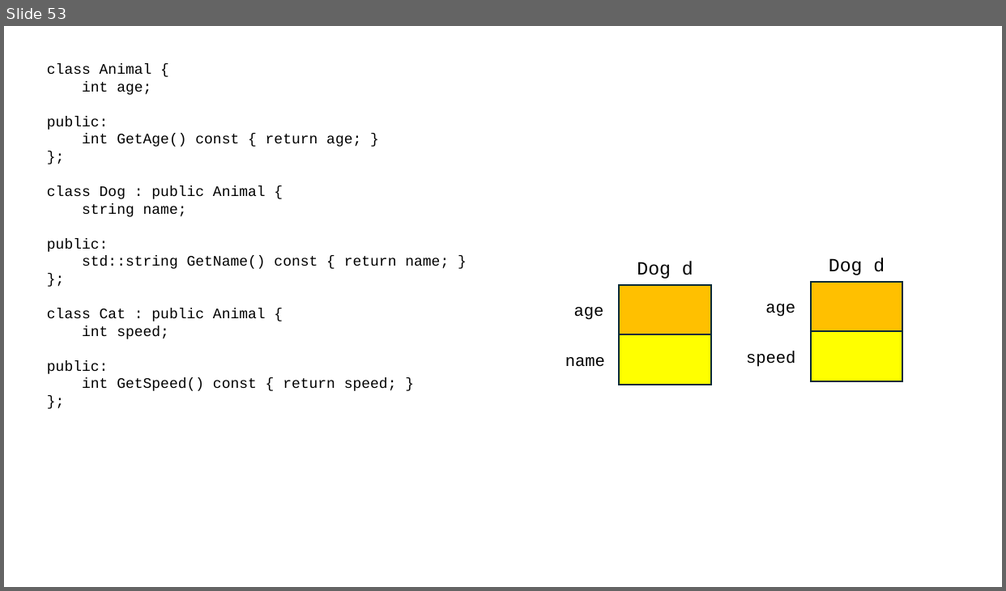
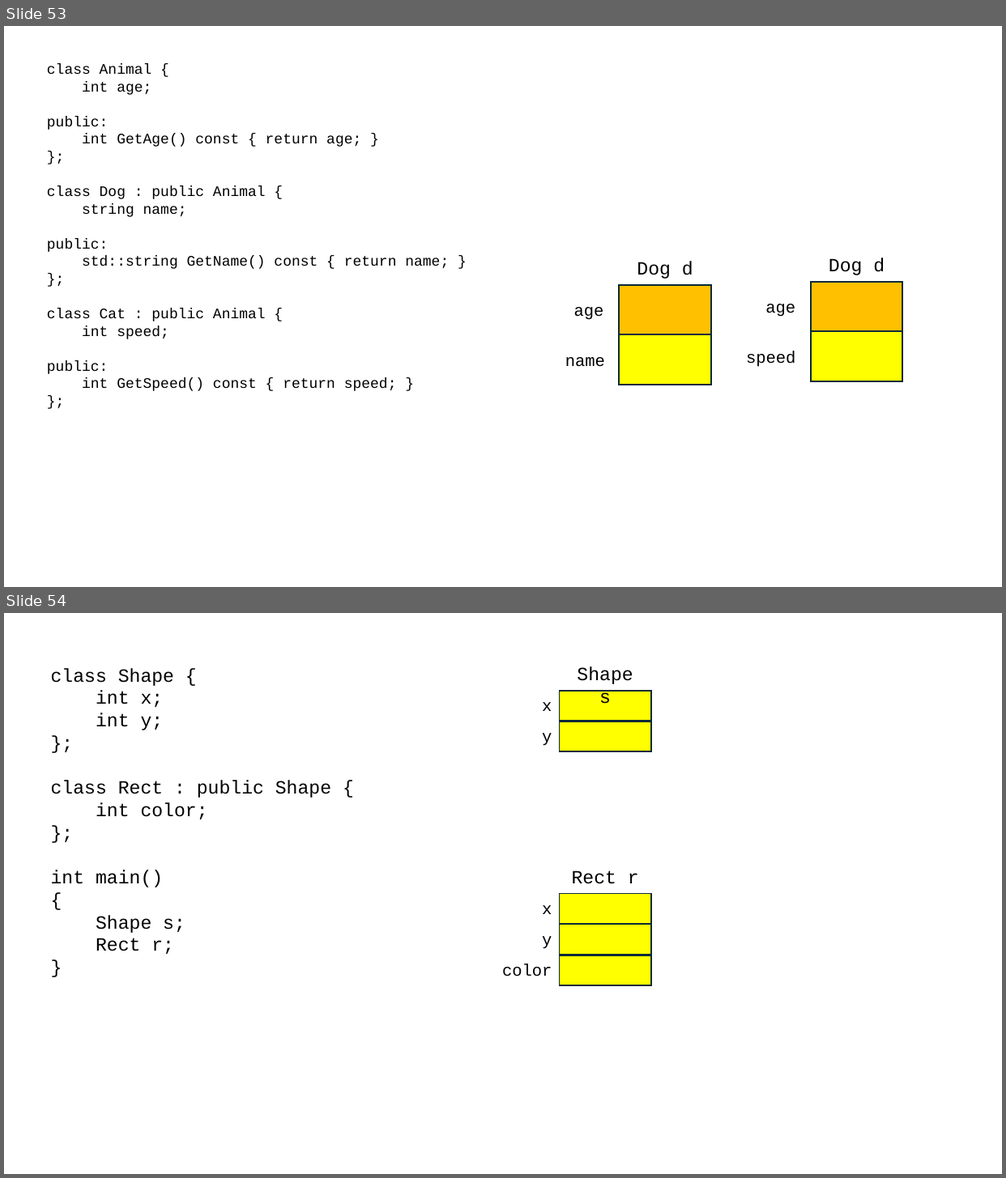
Before and after one commit to yoondev-classroom/cpp_240708, a slide deck: cpp_240708.pptx. Shown one above the other, each under a label of ours: slide 53 before the commit, slides 53 and 54 after it. The pictures are 1006x591 and 1006x1178 pixels, drawn with LibreOffice and Linux fonts; fonts in the diff are those of the drawing. Boxes give left, top, right and bottom in pixels: in the first picture for what was removed or moved away, otherwise in the second. Text is boxed around its words. In the diff, an @@ line names an element or a change of style, - is before the commit and + after.

```diff
--- a/cpp_240708.pptx
+++ b/cpp_240708.pptx
@@ slide 54 added at [4, 613, 1002, 1174], background #FFFFFF @@
@@ text added at [51, 668, 331, 954], 18 pt, text #000000 @@
+class Shape {
+int x;
+int y;
+};
+class Rect : public Shape {
+int color;
+};
+int main()
+{
+Shape s;
+Rect r;
+}
@@ text added at [577, 666, 633, 704], 18 pt, text #000000 @@
+Shape s
@@ text added at [542, 702, 552, 711], 16 pt, text #000000 @@
+x
@@ rectangle added at [560, 691, 651, 721], fill #FFFF00, outline #092A39 1.5 pt @@
@@ text added at [542, 733, 552, 746], 16 pt, text #000000 @@
+y
@@ rectangle added at [560, 722, 651, 752], fill #FFFF00, outline #092A39 1.5 pt @@
@@ text added at [572, 871, 639, 884], 18 pt, text #000000 @@
+Rect r
@@ rectangle added at [560, 894, 651, 924], fill #FFFF00, outline #092A39 1.5 pt @@
@@ text added at [542, 905, 552, 914], 16 pt, text #000000 @@
+x
@@ rectangle added at [560, 924, 651, 954], fill #FFFF00, outline #092A39 1.5 pt @@
@@ text added at [542, 936, 552, 949], 16 pt, text #000000 @@
+y
@@ text added at [502, 965, 552, 977], 16 pt, text #000000 @@
+color
@@ rectangle added at [560, 956, 651, 986], fill #FFFF00, outline #092A39 1.5 pt @@
```
Also in this commit, not shown: 7 other slides added, 1 slide removed, 1 other file.
